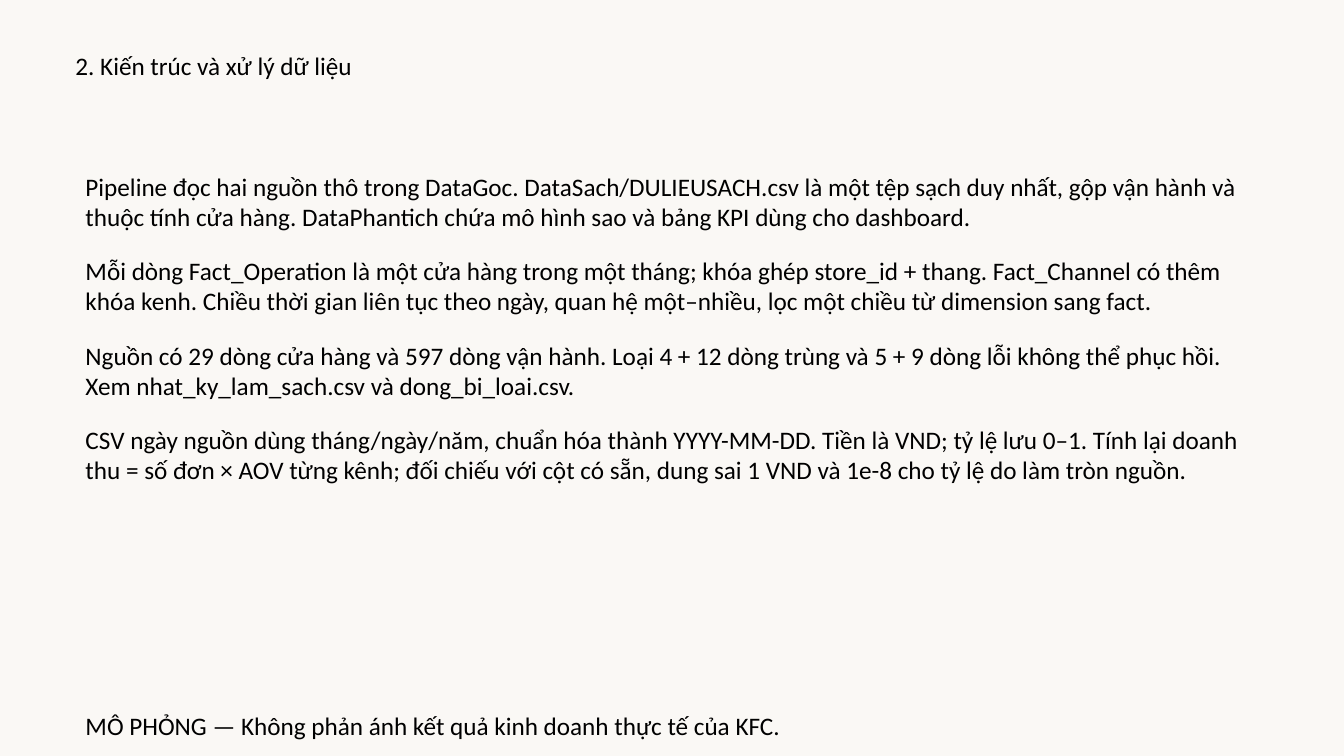
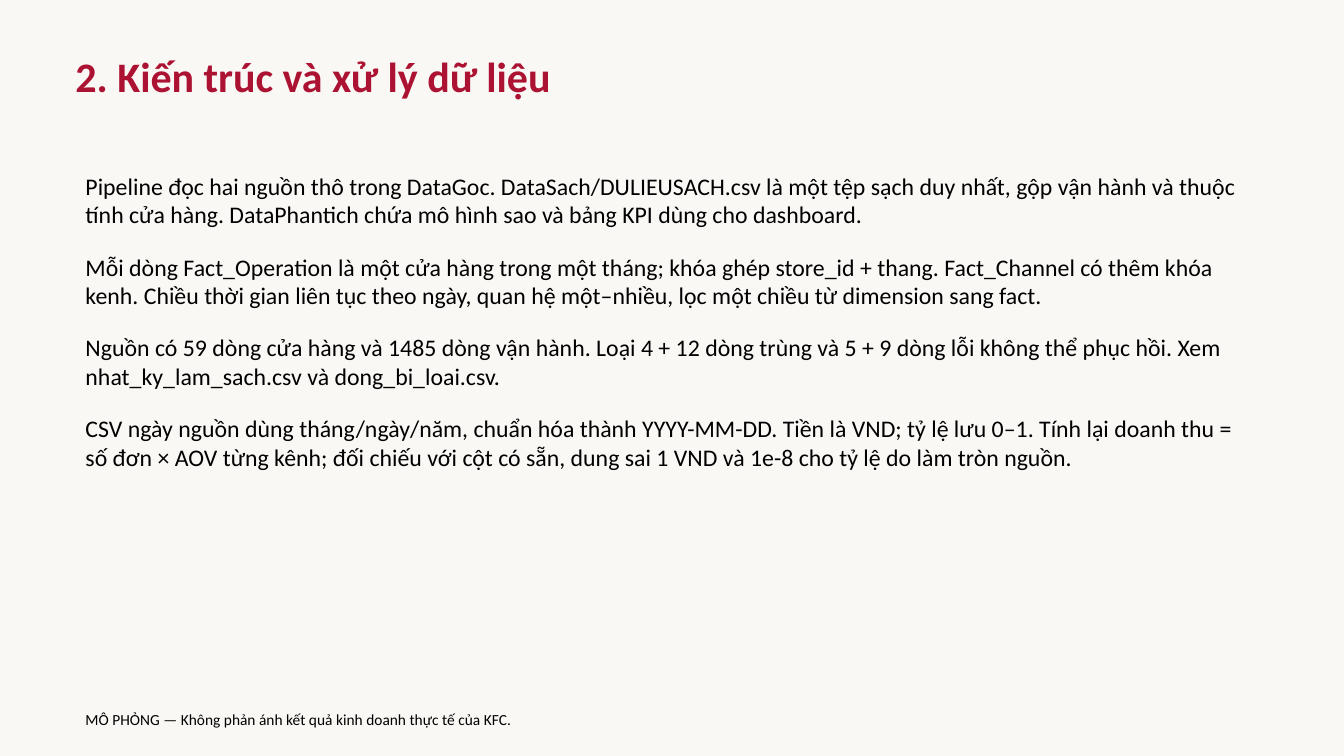
Before and after one commit to haonuongbo/Phan-tich-du-lieu-trong-moi-truong-doanh-nghiep, a slide deck: slide 2 of BaoCao/ThuyetTrinh.pptx. Drawn at 1344x756 pixels with LibreOffice and Linux fonts; fonts in the diff are those of the drawing. Boxes give left, top, right and bottom in pixels: in the first picture for what was removed or moved away, otherwise in the second. Text is boxed around its words. In the diff, an @@ line names an element or a change of style, - is before the commit and + after.

```diff
--- a/BaoCao/ThuyetTrinh.pptx
+++ b/BaoCao/ThuyetTrinh.pptx
@@ text "2. Kiến trúc và xử ..." at box(75, 60, 550, 100): size 18 to 30 pt, text colour #000000 to #AC1232, bold on @@
@@ text at box(85, 177, 1235, 470): size 18 to 17 pt in "Pipeline đọc hai nguồn thô trong DataGoc. ...", "Mỗi dòng Fact_Operation là một cửa hàng ...", "CSV ngày nguồn dùng tháng/ngày/năm, chuẩn hóa ..." @@
@@ text at box(85, 336, 1221, 389): text changed; size 18 to 17 pt @@
-Nguồn có 29 dòng cửa hàng và 597 dòng vận hành. Loại 4 + 12 dòng trùng và 5 + 9 dòng lỗi không thể phục hồi. Xem nhat_ky_lam_sach.csv và dong_bi_loai.csv.
+Nguồn có 59 dòng cửa hàng và 1485 dòng vận hành. Loại 4 + 12 dòng trùng và 5 + 9 dòng lỗi không thể phục hồi. Xem nhat_ky_lam_sach.csv và dong_bi_loai.csv.
@@ text "MÔ PHỎNG — Không phản ..." at box(85, 712, 511, 728): size 18 to 11 pt @@
```
Also in this commit, not shown: 6 other slides changed, 17 other files.
